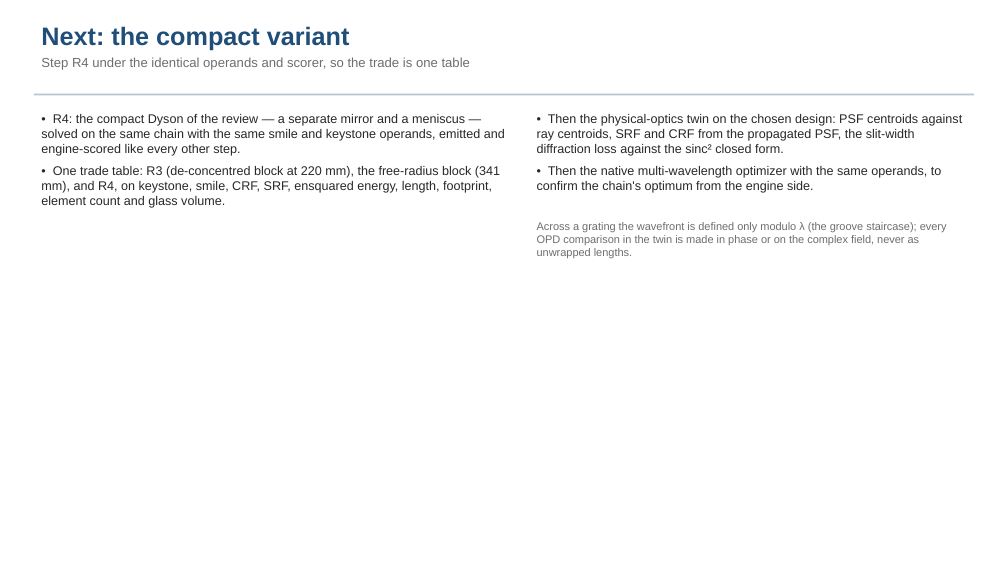
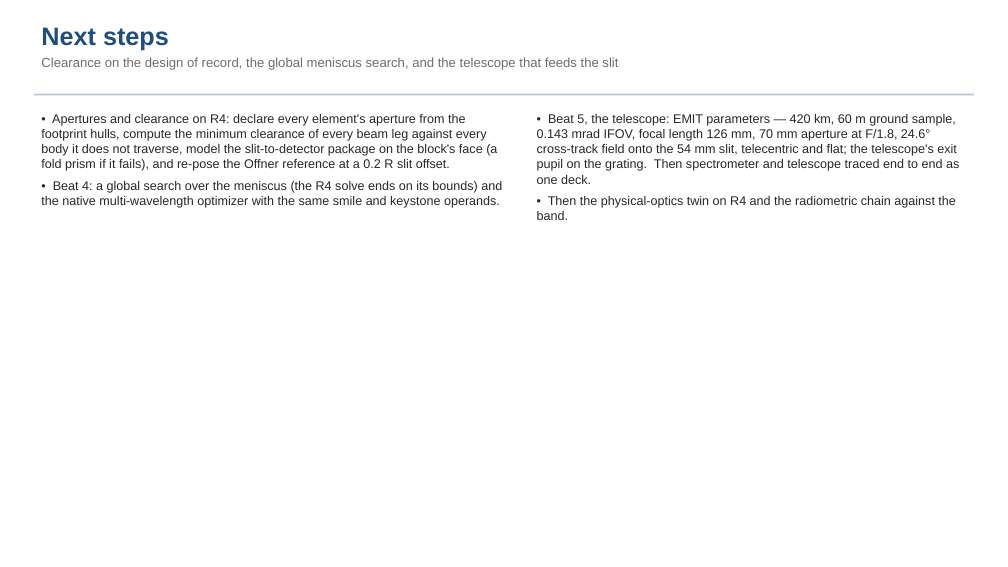
Before and after one commit to nasa-jpl/macos, a slide deck: slide 18 of demo_session/deck_dyson.pptx (slide 12 before the commit). Drawn at 1008x567 pixels with LibreOffice and Linux fonts; fonts in the diff are those of the drawing. Boxes give left, top, right and bottom in pixels: in the first picture for what was removed or moved away, otherwise in the second. Text is boxed around its words. In the diff, an @@ line names an element or a change of style, - is before the commit and + after.

```diff
--- a/demo_session/deck_dyson.pptx
+++ b/demo_session/deck_dyson.pptx
@@ text at box(41, 27, 618, 70): text changed @@
-Next: the compact variant
-Step R4 under the identical operands and scorer, so the trade is one table
+Next steps
+Clearance on the design of record, the global meniscus search, and the telescope that feeds the slit
@@ text at box(41, 114, 502, 208): text changed @@
-• R4: the compact Dyson of the review — a separate mirror and a meniscus — solved on the same chain with the same smile and keystone operands, emitted and engine-scored like every other step.
-• One trade table: R3 (de-concentred block at 220 mm), the free-radius block (341 mm), and R4, on keystone, smile, CRF, SRF, ensquared energy, length, footprint, element count and glass volume.
+• Apertures and clearance on R4: declare every element's aperture from the footprint hulls, compute the minimum clearance of every beam leg against every body it does not traverse, model the slit-to-detector package on the block's face (a fold prism if it fails), and re-pose the Offner reference at a 0.2 R slit offset.
+• Beat 4: a global search over the meniscus (the R4 solve ends on its bounds) and the native multi-wavelength optimizer with the same smile and keystone operands.
@@ text at box(537, 114, 959, 220): text changed @@
-• Then the physical-optics twin on the chosen design: PSF centroids against ray centroids, SRF and CRF from the propagated PSF, the slit-width diffraction loss against the sinc² closed form.
-• Then the native multi-wavelength optimizer with the same operands, to confirm the chain's optimum from the engine side.
+• Beat 5, the telescope: EMIT parameters — 420 km, 60 m ground sample, 0.143 mrad IFOV, focal length 126 mm, 70 mm aperture at F/1.8, 24.6° cross-track field onto the 54 mm slit, telecentric and flat; the telescope's exit pupil on the grating. Then spectrometer and telescope traced end to end as one deck.
+• Then the physical-optics twin on R4 and the radiometric chain against the band.
@@ text removed at box(537, 222, 947, 245) @@
-Across a grating the wavefront is defined only modulo λ (the groove staircase); every OPD comparison in the twin is made in phase or on the complex field, never as unwrapped lengths.
```
Also in this commit, not shown: 6 other slides changed, 6 slides added, 11 other files.
